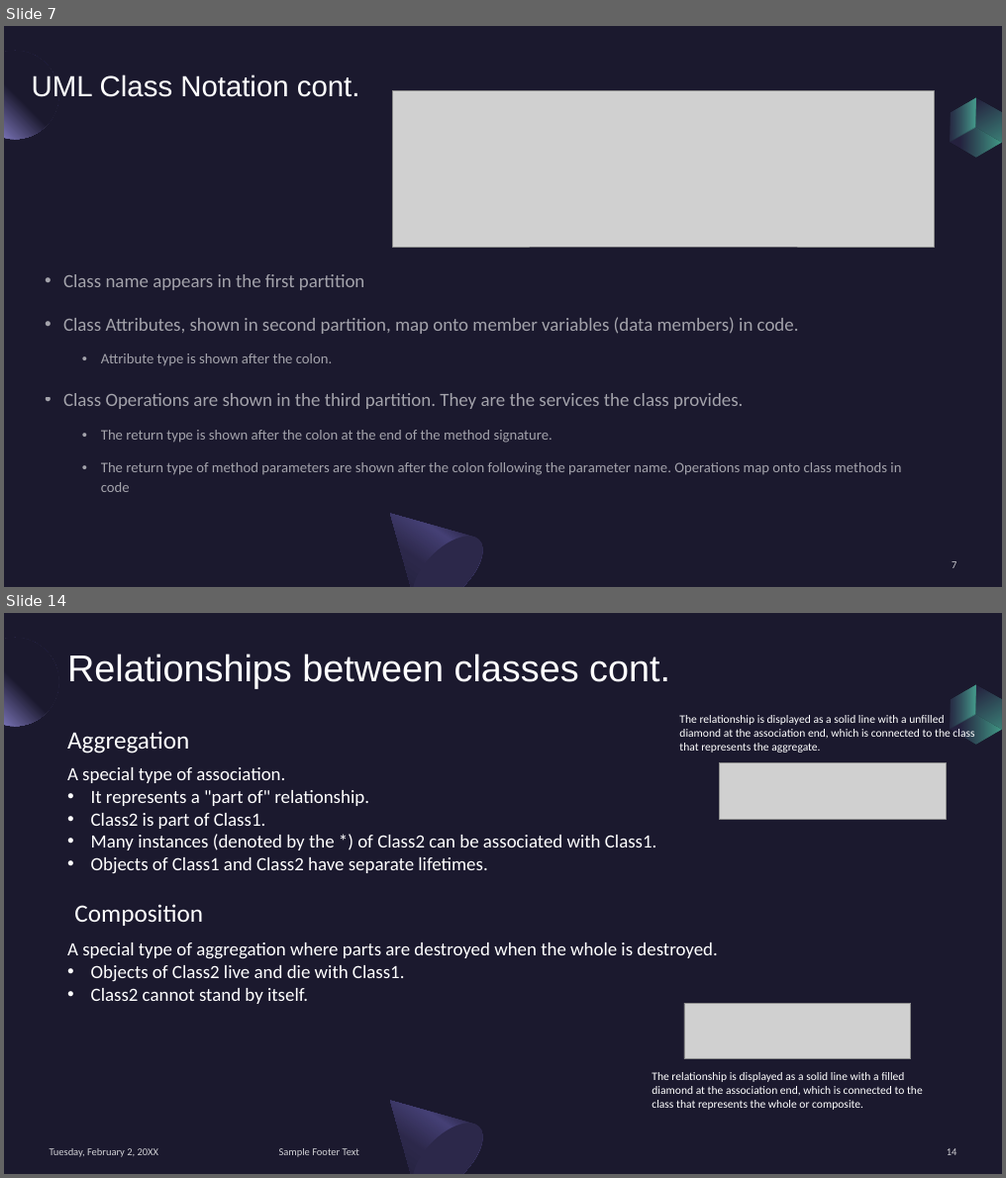
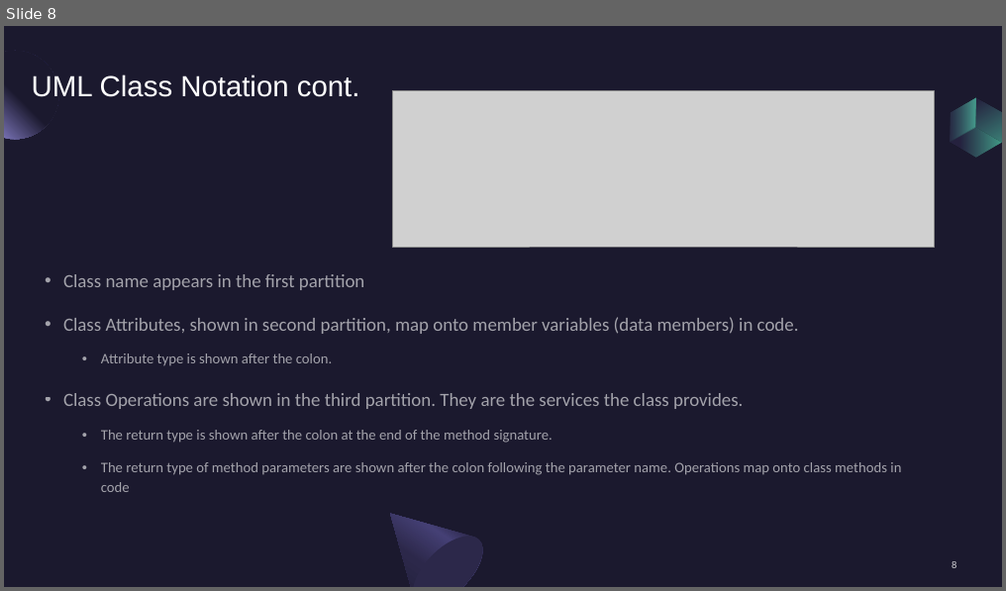
Before and after one commit to draidyn/ATMApplication, a slide deck: FinalPresentationClassDiagram.pptx. Shown one above the other, each under a label of ours: slides 7 and 14 before the commit, slide 8 after it; the slides between them are not shown. The pictures are 1006x1178 and 1006x591 pixels, drawn with LibreOffice and Linux fonts; fonts in the diff are those of the drawing; grey boxes stand for pictures. Boxes give left, top, right and bottom in pixels: in the first picture for what was removed or moved away, otherwise in the second. Text is boxed around its words. In the diff, an @@ line names an element or a change of style, - is before the commit and + after.

```diff
--- a/FinalPresentationClassDiagram.pptx
+++ b/FinalPresentationClassDiagram.pptx
@@ slide 14 removed at (x1=4, y1=613, x2=1002, y2=1174), background #1B192E; not listed: 2 template elements that a slide beside it also shows @@
@@ rectangle removed at (x1=4, y1=613, x2=1002, y2=1174) @@
@@ freeform shape removed at (x1=4, y1=638, x2=58, y2=726) @@
@@ text removed at (x1=67, y1=654, x2=670, y2=688) @@
-Relationships between classes cont.
@@ freeform shape removed at (x1=938, y1=685, x2=989, y2=729) @@
@@ freeform shape removed at (x1=962, y1=677, x2=1002, y2=737) @@
@@ text removed at (x1=67, y1=731, x2=189, y2=754) @@
-Aggregation
@@ text removed at (x1=679, y1=715, x2=974, y2=753) @@
-The relationship is displayed as a solid line with a unfilled diamond at the association end, which is connected to the class that represents the aggregate.
@@ freeform shape removed at (x1=950, y1=707, x2=1001, y2=752) @@
@@ text removed at (x1=67, y1=767, x2=657, y2=874) @@
-A special type of association.
-• It represents a "part of" relationship.
-• Class2 is part of Class1.
-• Many instances (denoted by the *) of Class2 can be associated with Class1.
-• Objects of Class1 and Class2 have separate lifetimes.
@@ picture removed at (x1=719, y1=763, x2=945, y2=820) @@
@@ text removed at (x1=74, y1=904, x2=203, y2=926) @@
-Composition
@@ text removed at (x1=67, y1=943, x2=717, y2=1004) @@
-A special type of aggregation where parts are destroyed when the whole is destroyed.
-• Objects of Class2 live and die with Class1.
-• Class2 cannot stand by itself.
@@ picture removed at (x1=684, y1=1003, x2=912, y2=1059) @@
@@ freeform shape removed at (x1=364, y1=1069, x2=495, y2=1174) @@
@@ text removed at (x1=651, y1=1072, x2=923, y2=1110) @@
-The relationship is displayed as a solid line with a filled diamond at the association end, which is connected to the class that represents the whole or composite.
@@ freeform shape removed at (x1=407, y1=1111, x2=494, y2=1174) @@
@@ text removed at (x1=50, y1=1149, x2=159, y2=1157) @@
-Tuesday, February 2, 20XX
@@ text removed at (x1=279, y1=1149, x2=359, y2=1157) @@
-Sample Footer Text
@@ page number removed at (x1=946, y1=1149, x2=957, y2=1156) @@
-14
@@ what was slide 7 is now slide 8 @@
@@ page number at (x1=951, y1=562, x2=956, y2=569): text changed @@
-7
+8
```
Also in this commit, not shown: 17 slides changed, 7 slides added.
